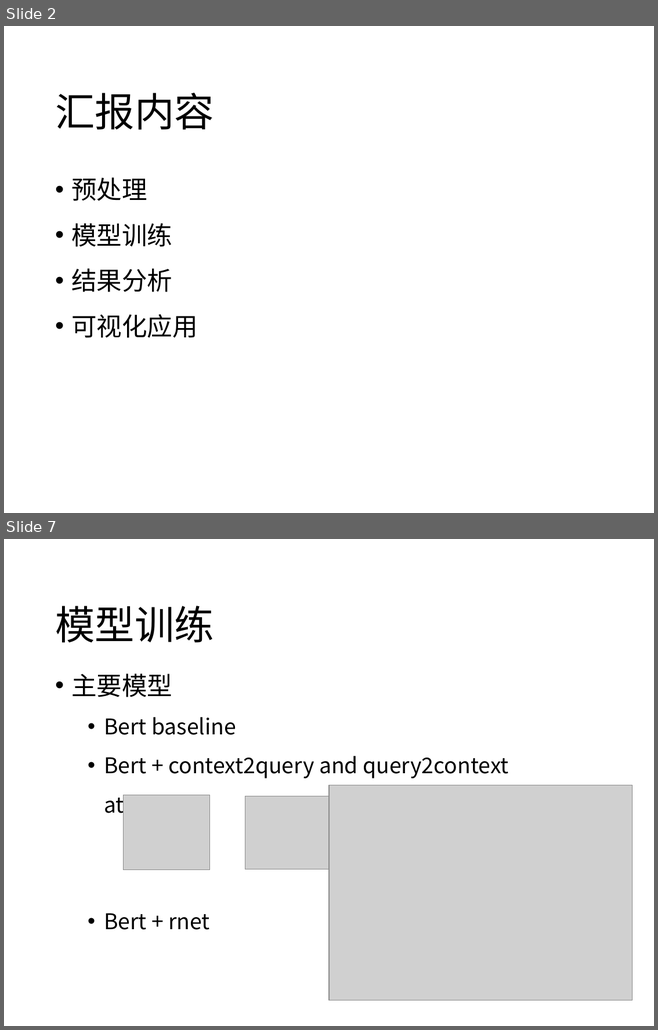
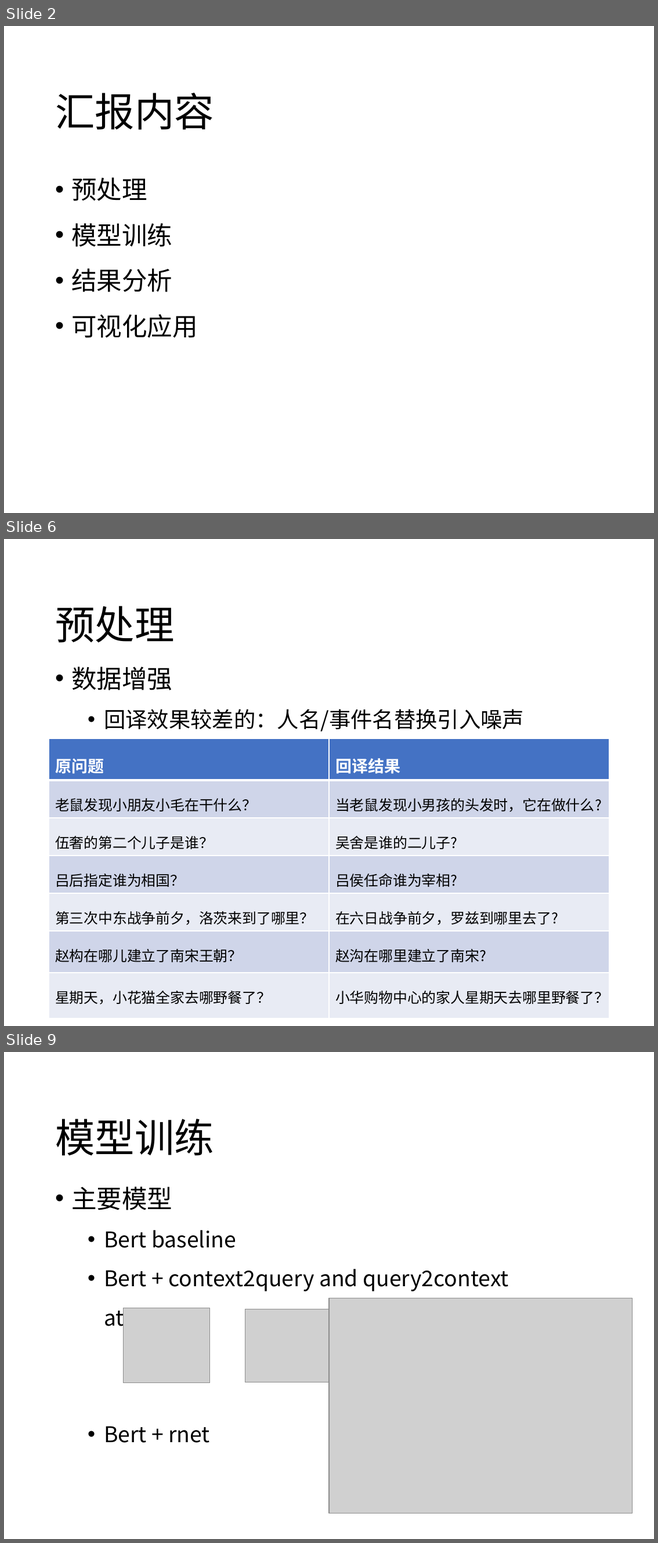
Before and after one commit to iseesaw/MRC, a slide deck: 0424.pptx. Shown one above the other, each under a label of ours: slides 2 and 7 before the commit, slides 2, 6 and 9 after it; the slides between them are not shown. The pictures are 658x1030 and 658x1543 pixels, drawn with LibreOffice and Linux fonts; fonts in the diff are those of the drawing; grey boxes stand for pictures. Boxes give left, top, right and bottom in pixels: in the first picture for what was removed or moved away, otherwise in the second. Text is boxed around its words. In the diff, an @@ line names an element or a change of style, - is before the commit and + after.

```diff
--- a/0424.pptx
+++ b/0424.pptx
@@ slide 6 added at (4, 539, 654, 1026), background #FFFFFF @@
@@ title added at (55, 606, 174, 643), 44 pt, text #000000 @@
+预处理
@@ text added at (71, 667, 524, 732), 24 pt, text #000000 @@
+• 数据增强
+  • 回译效果较差的：人名/事件名替换引入噪声
@@ table added at (49, 739, 609, 1007), 7 rows, 2 columns @@
+原问题 | 回译结果
+老鼠发现小朋友小毛在干什么？ | 当老鼠发现小男孩的头发时，它在做什么?
+伍奢的第二个儿子是谁？ | 吴舍是谁的二儿子?
+吕后指定谁为相国？ | 吕侯任命谁为宰相?
+第三次中东战争前夕，洛茨来到了哪里？ | 在六日战争前夕，罗兹到哪里去了?
+赵构在哪儿建立了南宋王朝？ | 赵沟在哪里建立了南宋?
+星期天，小花猫全家去哪野餐了？ | 小华购物中心的家人星期天去哪里野餐了？
@@ what was slide 7 is now slide 9 @@
```
Also in this commit, not shown: 8 slides changed, 3 other slides added, 1 other file.
